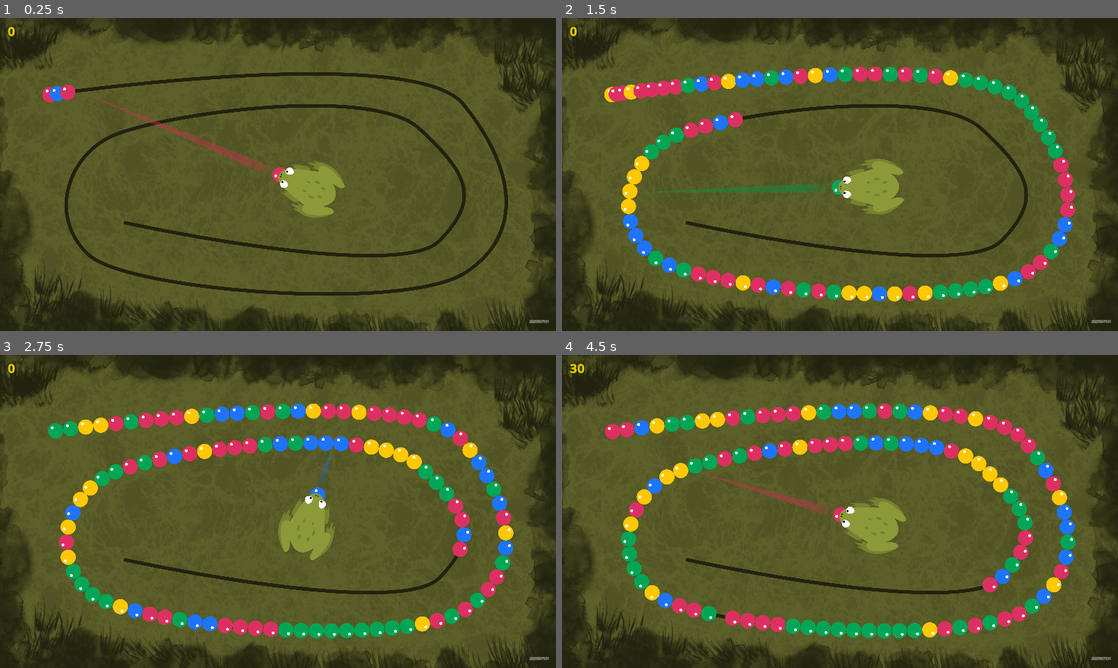
Above: before the commit, frames 1-4 (two rows, left to right).
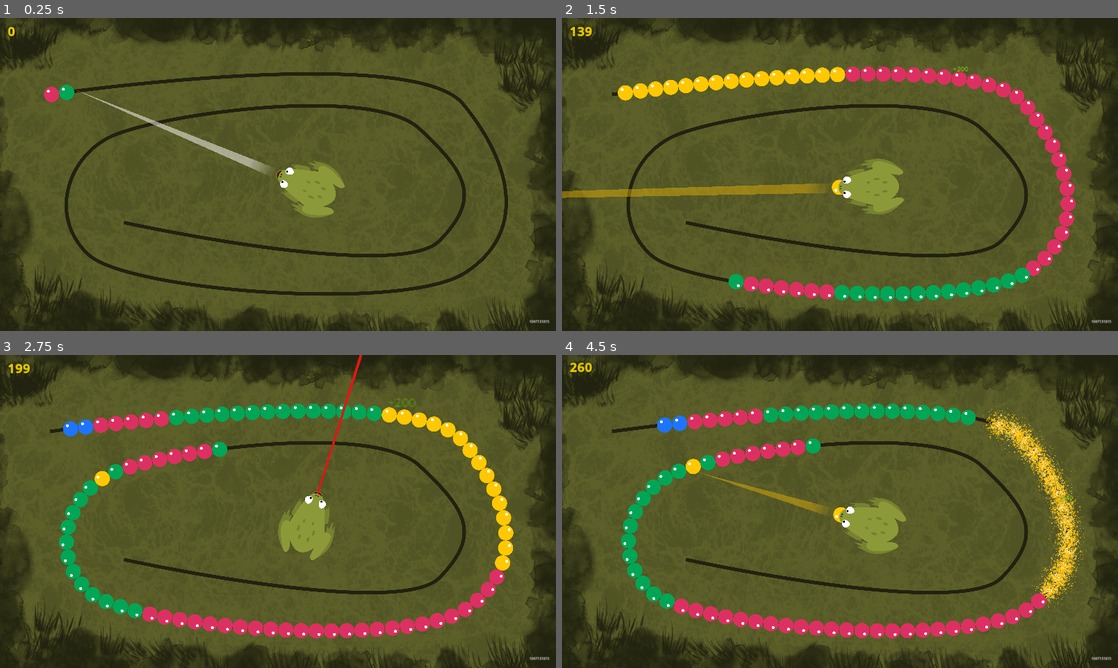
Above: after the commit, the same moments.

Repository: damnjan/zuma-godot
Game: Godot game, scene res://Main.tscn
Same seed, same stepped clock (60 frames per second), same inputs: the game is played once before the commit and once after it.
Inputs (mouse positions are in pixels of both pictures, inside the frame that each line leads up to):
- Up to frame 1 (0.25 s): no input
- Up to frame 2 (1.5 s): move the mouse to (962, 158) at 0.52 s; press the mouse at (962, 158) at 0.53 s; right-click (962, 158) at 0.8 s; move the mouse to (728, 190) at 1.27 s; release the mouse at (728, 190) at 1.28 s; right-click (728, 190) at 1.35 s
- Up to frame 3 (2.75 s): click (166, 527) at 1.55 s; move the mouse to (333, 442) at 2.02 s; press the mouse at (333, 442) at 2.03 s; right-click (333, 442) at 2.3 s
- Up to frame 4 (4.5 s): move the mouse to (812, 574) at 2.77 s; release the mouse at (812, 574) at 2.78 s; right-click (812, 574) at 2.85 s; click (812, 574) at 3.05 s; move the mouse to (1006, 558) at 3.52 s; press the mouse at (1006, 558) at 3.53 s; right-click (1006, 558) at 3.8 s; move the mouse to (673, 464) at 4.27 s; release the mouse at (673, 464) at 4.28 s; right-click (673, 464) at 4.35 s

The runs differ from the first frame. In frame 1, 0.9% of the frame differs, in the area x 7-99%, y 21-98%; in frame 2, 9.8%; in frame 3, 8.4%; in frame 4, 12%, in the area x 1-99%, y 2-98%.

Commit message:
clean up the code

Diff:
--- a/BallShooter.gd
+++ b/BallShooter.gd
@@ -11,26 +11,19 @@
 var shooting_ball: ShootingBall
 const shooting_direction = Vector2.UP
 
-@onready var ray_cast_2d: RayCast2D = $Toad/RayCast2D
 @onready var polygon_2d: Polygon2D = $Toad/Polygon2D
 @onready var toad = $Toad
 @onready var spawn_point = $Toad/SpawnPoint
 @onready var animation_player = $Toad/AnimationPlayer
 @onready var tongue = $Toad/TongueMask/Tongue
 
-
-
-
 func _ready():
 	if mode == Modes.NORMAL:
 		spawn_shooting_ball()
-	ray_cast_2d.collide_with_areas = true
-	ray_cast_2d.target_position = shooting_direction * 4000
-	ray_cast_2d.add_exception(tongue)
 	tongue.returned.connect(_on_tongue_returned)
 	tongue.collided.connect(_on_tongue_collided)
 
-func ray_to_ball_intersection(ray_origin, ray_direction):
+func ray_to_ball_intersection(ray_origin: Vector2, ray_direction: Vector2):
 	var closest = {
 		"intersection": null,
 		"distance": INF
@@ -38,17 +31,17 @@
 	var ball_radius = Globals.BALL_WIDTH / 2  # Assuming you have a property for the ball's radius
 
 	Globals.for_each_visible_ball(func (ball):
-		var ball_position = ball.global_position
-		var origin_to_ball = ball_position - ray_origin
+		var ball_position: Vector2 = ball.global_position
+		var origin_to_ball: Vector2 = ball_position - ray_origin
 
 		# Projection of the ball's position onto the ray direction
-		var projection_length = origin_to_ball.dot(ray_direction.normalized())
+		var projection_length = origin_to_ball.dot(ray_direction)
 
 		if projection_length < 0:
 			return
 
 		# Closest point on the ray to the center of the circle
-		var closest_point = ray_origin + ray_direction.normalized() * projection_length
+		var closest_point = ray_origin + ray_direction * projection_length
 
 		var distance_to_ball_center = closest_point.distance_to(ball_position)
 
@@ -57,11 +50,10 @@
 			# Distance from the closest point on the line to the intersection
 			var distance_to_intersection = sqrt(ball_radius * ball_radius - distance_to_ball_center * distance_to_ball_center)
 
-			var intersection_point = closest_point - ray_direction.normalized() * distance_to_intersection
+			var intersection_point = closest_point - ray_direction* distance_to_intersection
 			var distance = ray_origin.distance_to(intersection_point)
 
 			if distance < closest.distance:
-
 				closest.distance = distance
 				closest.intersection = intersection_point
 	)
@@ -74,8 +66,9 @@
 
 	var point_position = collision_point if collision_point else shooting_direction * 4000
 	var local_point_position = to_local(point_position)
-	polygon_2d.visible = !!shooting_ball
-	polygon_2d.polygon = [Vector2(0, -local_point_position.length() - ray_cast_2d.position.y), Vector2(-30, 0), Vector2(30, 0)]
+	if mode == Modes.NORMAL:
+		polygon_2d.visible = !!shooting_ball
+	polygon_2d.polygon = [Vector2(0, -local_point_position.length() - polygon_2d.position.y), Vector2(-30, 0), Vector2(30, 0)]
 	toad.rotation = mouse_rotation
 	if shooting_ball:
 		shooting_ball.global_position = spawn_point.global_position
@@ -110,14 +103,13 @@
 	shooting_ball = ShootingBallScene.instantiate()
 	spawn_point.add_child(shooting_ball)
 	shooting_ball.global_scale = Vector2.ONE
-	ray_cast_2d.collide_with_bodies
+
 func _on_tongue_returned():
 	polygon_2d.show()
 	if tongue.frame != null:
 		spawn_shooting_ball()
 		shooting_ball.ball.frame = tongue.frame
 
-func _on_tongue_collided(colider):
-	var follow = colider.get_parent()
-	if follow is FollowingBall:
-		follow.remove_self()
+func _on_tongue_collided(follow):
+	assert(follow is FollowingBall, "Ball should be a FollowingBall")
+	follow.remove_self()
--- a/BallShooter.tscn
+++ b/BallShooter.tscn
@@ -83,11 +83,8 @@
 
 [node name="Toad" type="Node2D" parent="."]
 
-[node name="RayCast2D" type="RayCast2D" parent="Toad"]
-position = Vector2(0, -188)
-
 [node name="Polygon2D" type="Polygon2D" parent="Toad"]
-position = Vector2(1.99988, -186)
+position = Vector2(2.08165e-12, -186)
 color = Color(0.980392, 1, 0, 0.396078)
 texture = SubResource("GradientTexture2D_grrga")
 texture_offset = Vector2(2.08165e-12, 200)
--- a/FollowGroup.gd
+++ b/FollowGroup.gd
@@ -37,7 +37,7 @@
 		next_group.prev_group = new_group
 
 	next_group = new_group
-	new_group.global_progress = new_group.items[0].progress
+	new_group.global_progress = new_group.items[0].current_progress
 	new_group.state = State.WAITING
 	return new_group
 
@@ -55,7 +55,7 @@
 	if index == 0 and !instant_ready:
 		global_progress -= Globals.BALL_WIDTH
 
-	item.progress = index * Globals.BALL_WIDTH + global_progress
+	item.current_progress = index * Globals.BALL_WIDTH + global_progress
 
 	if instant_ready:
 		item.is_ready_for_checking = true
@@ -102,7 +102,7 @@
 		print("this is removed , no point")
 		return
 
-	if next_group and last_item().progress >= next_group.first_item().progress - Globals.BALL_WIDTH:
+	if next_group and last_item().current_progress >= next_group.first_item().current_progress - Globals.BALL_WIDTH:
 		merge_next_group()
 
 	match state:
--- a/FollowingBall.gd
+++ b/FollowingBall.gd
@@ -20,6 +20,18 @@
 
 var curve_length := 0.0
 
+# progress should only be updated when we want to visually move the ball
+# when the ball is outside of view, we don't need to move it, which impacts performance
+# forget that `progress` exists and only use `current_progress`
+var _current_progress := progress
+var current_progress: float:
+	get:
+		return _current_progress
+	set(value):
+		_current_progress = value
+		if !is_hidden:
+			progress = value
+
 var frame:
 	get:
 		return ball.frame
@@ -39,10 +51,13 @@
 		ball.global_position = origin_position
 	curve_length = get_parent().curve.get_baked_length()
 
+
 func _physics_process(delta):
 	if is_dying:
 		return
-	_move(delta)
+
+	_update_progress(delta)
+	_update_visibility()
 
 	if origin_position:
 		ball.global_position = lerp(ball.global_position, global_position, Globals.PROGRESS_LERP_WEIGHT * delta)
@@ -55,32 +70,34 @@
 
 
 
-func _move(delta):
+
+
+func _update_progress(delta):
 	var next_progress = group.global_progress + index * Globals.BALL_WIDTH
-	_set_visibility(next_progress)
-	if is_hidden:
-		return
-
 	# when being hit from a group that moves backwards, don't interpolate because it looks weird
 	if !group.is_inserting and group.state == FollowGroup.State.FORWARDS and group.current_speed < 0:
-		progress = next_progress
+		current_progress = next_progress
 	else:
-		progress = lerpf(progress, next_progress, Globals.PROGRESS_LERP_WEIGHT * delta)
+		current_progress = lerpf(current_progress, next_progress, Globals.PROGRESS_LERP_WEIGHT * delta)
+
 
 func _set_ready_for_checking():
 	is_ready_for_checking = true
 	ready_for_checking.emit()
 
 # hides/shows the ball and disables/enables collision if outside the path
-func _set_visibility(next_progress):
-	var old_value = is_hidden
-	var new_value = next_progress >= curve_length or next_progress <= 0
-	if new_value == old_value:
-		return
-	is_hidden = new_value
-	hide() if is_hidden else show()
+func _update_visibility():
+	var new_value = current_progress >= curve_length or current_progress <= 0
+	if new_value != is_hidden:
+		is_hidden = new_value
+		if is_hidden:
+			hide()
+			Globals.on_follow_hidden(self)
+		else:
+			show()
+			progress = current_progress # update visual progress now that visibility changed
+			Globals.on_follow_shown(self)
 
-	Globals.on_follow_hidden(self) if is_hidden else Globals.on_follow_shown(self)
 
 func remove_self():
 	is_dying = true
--- a/Globals.gd
+++ b/Globals.gd
@@ -52,11 +52,18 @@
 			if should_return:
 				return
 
+func check_collision_with_follows(object: Node2D, callback: Callable):
+	for_each_visible_ball(func (ball):
+		if object.global_position.distance_to(ball.global_position) < Globals.BALL_WIDTH / 2:
+			callback.call(ball)
+			return true
+	)
+
 func on_follow_hidden(follow: FollowingBall):
 	var location
 	if follow.progress_ratio >= 1:
 		location = END
-	elif follow.progress <= 0:
+	elif follow.current_progress <= 0:
 		location = START
 	else:
 		return
--- a/Main.tscn
+++ b/Main.tscn
@@ -47,6 +47,7 @@
 
 [node name="BallShooter" parent="." instance=ExtResource("4_4kumu")]
 position = Vector2(1860, 1028)
+mode = 1
 
 [node name="Camera2D" type="Camera2D" parent="."]
 position = Vector2(1678, 952)
--- a/ShootingBall.gd
+++ b/ShootingBall.gd
@@ -17,13 +17,11 @@
 func _physics_process(delta):
 	if state == State.SHOOTING:
 		position += _direction * Globals.SHOOTING_SPEED * delta
-		Globals.for_each_visible_ball(func(ball):
-			var distance = ball.global_position.distance_to(global_position)
-			if distance <= Globals.BALL_WIDTH:
-				_on_ball_area_entered(ball)
-				set_physics_process(false)
-				return true
+		Globals.check_collision_with_follows(self, func(follow):
+			_on_follow_collided(follow)
+			set_physics_process(false)
 		)
+
 
 
 	if position.distance_to(Vector2.ZERO) > 10000:
@@ -39,8 +37,9 @@
 		ball.frame = 0
 
 
-func _on_ball_area_entered(area):
-	var normal = (ball.global_position - area.global_position).normalized().rotated(-area.get_global_transform().get_rotation())
-	Events.shooting_ball_collided.emit(ball, area, normal)
-	collided.emit(ball, area, normal)
+# todo: refactor. why ball.global_position instead of global_position? why pass ball when emitting?
+func _on_follow_collided(follow: FollowingBall):
+	var normal = (ball.global_position - follow.global_position).normalized().rotated(-follow.get_global_transform().get_rotation())
+	Events.shooting_ball_collided.emit(ball, follow, normal)
+	collided.emit(ball, follow, normal)
 	queue_free()
--- a/Tongue.gd
+++ b/Tongue.gd
@@ -1,4 +1,4 @@
-extends Area2D
+extends Node2D
 
 signal returned
 signal collided(ball: Ball)
@@ -22,7 +22,6 @@
 		return
 	frame = null
 	sprite.hide()
-	area_entered.connect(_on_area_entered)
 	velocity.y = -Globals.TONGUE_SPEED
 	state = State.SHOOTING
 
@@ -39,6 +38,7 @@
 	match state:
 		State.SHOOTING:
 			velocity.y = -Globals.TONGUE_SPEED
+			Globals.check_collision_with_follows(self, _on_follow_collision)
 		State.RETURNING:
 			velocity.y = Globals.TONGUE_SPEED
 		State.IDLE:
@@ -48,15 +48,13 @@
 	position += velocity * delta
 
 
-func _on_area_entered(area):
-	if area is Ball and state == State.SHOOTING:
-		collided.emit(area)
-		sprite.position = to_local(area.global_position)
-		var tween = create_tween()
-		tween.tween_property(sprite, 'position', Vector2.ZERO, 0.1)
-		area_entered.disconnect(_on_area_entered)
-		frame = area.frame
-		sprite.frame = area.frame
-		sprite.show()
-		velocity.y = Globals.TONGUE_SPEED
-		state = State.RETURNING
+func _on_follow_collision(ball: FollowingBall):
+	collided.emit(ball)
+	sprite.position = to_local(ball.global_position)
+	var tween = create_tween()
+	tween.tween_property(sprite, 'position', Vector2.ZERO, 0.1)
+	frame = ball.frame
+	sprite.frame = ball.frame
+	sprite.show()
+	velocity.y = Globals.TONGUE_SPEED
+	state = State.RETURNING
--- a/Tongue.tscn
+++ b/Tongue.tscn
@@ -7,12 +7,7 @@
 _data = [Vector2(0, 0), 0.0, 0.0, 0, 0, Vector2(1, 1), 1.4, 0.0, 0, 0]
 point_count = 2
 
-[sub_resource type="CapsuleShape2D" id="CapsuleShape2D_kt40v"]
-radius = 11.0
-height = 128.0
-
-[node name="Tongue" type="Area2D"]
-collision_layer = 4
+[node name="Tongue" type="Node2D"]
 script = ExtResource("1_moohi")
 
 [node name="Line2D" type="Line2D" parent="."]
@@ -23,7 +18,4 @@
 begin_cap_mode = 2
 end_cap_mode = 2
 
-[node name="CollisionShape2D" type="CollisionShape2D" parent="."]
-shape = SubResource("CapsuleShape2D_kt40v")
-
 [node name="BallSprite" parent="." instance=ExtResource("2_irvlf")]
--- a/ball.gd
+++ b/ball.gd
@@ -1,5 +1,3 @@
-## Balls don't have a collision mask becaue they don't need it and it is a HUGE performance impact
-
 extends Node2D
 
 class_name Ball
@@ -51,17 +49,7 @@
 	color2.a = 0
 	color_particles.texture.gradient.set_color(0, color1)
 	color_particles.texture.gradient.set_color(1, color2)
-#	self.set_collision_layer_value(1, false)
 	sprite.queue_free()
-#	sprite.hide()
-#	collision_shape.disabled = true
 
 	await get_tree().create_timer(1).timeout
 	exploded.emit()
-
-
-#func _on_animation_player_animation_finished(anim_name):
-#	if anim_name == "explode":
-#		exploded.emit()
-#		$AnimationPlayer.play("RESET")
-#		modulate = Color(1,1,1,0.3)
--- a/main.gd
+++ b/main.gd
@@ -26,6 +26,7 @@
 	_seed()
 	_generate_balls(
 #		[1,2,2,2,2,2,2,2,2,2,2,2,3,3,3,3,2,2,2,2,2,2,2,2,2,1]
+		[0,0,3,3,3,3,3,1,1,1,1,1,1,1,1,1,1,1,1,1,1,2,2,2,2,2,2,2,2,2,2,2,2,2,2,2,3,3,3,3,3,3,3,3,3,3,3,3,3,3,3,3,3,3,3,3,3,3,3,3,3,2,2,2,2,2,2,2,2,2,2,2,2,2,2,2,2,2,2,2,2,2,1,1,1,1,1,1,1,1,1,1,1,1,1,3,3,3,3,3,3,1]
 	)
 
 func _physics_process(delta):
Not shown: 1 places in Tongue.tscn that only renumber resources
